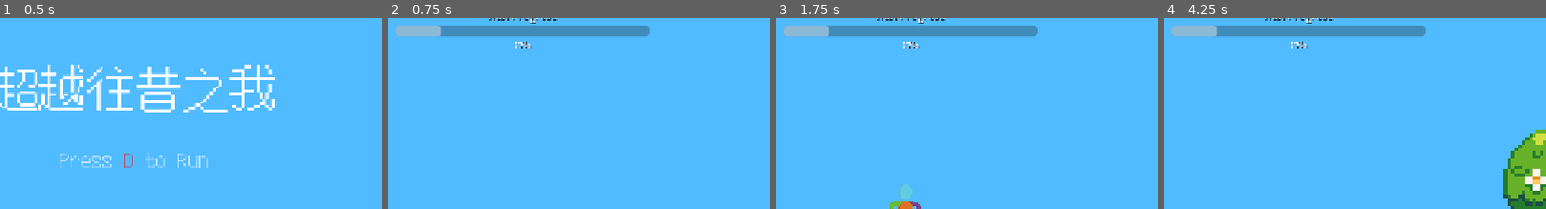
Above: before the commit, frames 1-4 (left to right).
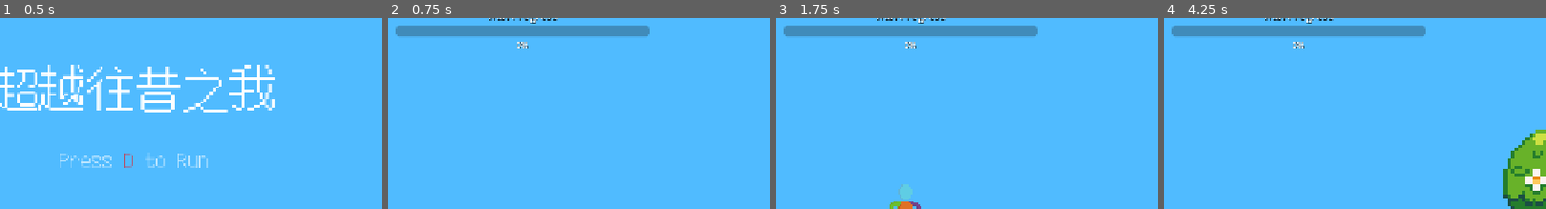
Above: after the commit, the same moments.

Repository: aSSong/beyond-past-me
Game: Godot game, scene res://scenes/main.tscn
Two runs of this game, one before a commit and one after it. Both use one fixed random seed, a clock stepped at 60 frames per second and the inputs below.
Inputs:
- Up to frame 1 (0.5 s): no input
- Up to frame 2 (0.75 s): hold D (right) from 0.53 s (still down); hold Shift (run) from 0.53 s (still down)
- Up to frame 3 (1.75 s): keep holding D (right); tap W (jump) at 0.77, 1.52 s; release Shift (run) at 1.28 s; tap Space (dash) at 1.35 s; tap Shift (run) at 1.55 s
- Up to frame 4 (4.25 s): release D (right) at 2.03 s; hold A (left) 2.03-2.78 s; hold K (latch) 2.03-2.78 s; tap Shift (run) at 2.3, 3.05 s; hold D (right) from 2.78 s (still down); tap L (roll) at 2.85 s; tap W (jump) at 3.02, 3.77 s; hold Shift (run) from 3.53 s (still down)
The pictures show only the part of the screen within x 32-82%, y 3-53%; the shares and areas given below are measured in that part.

Frame 1 is identical in both runs. In frame 2, 0.8% of the frame differs, in the area x 2-38%, y 4-16%; in frame 3, 0.8%; in frame 4, 0.8%.

Commit message:
优化进度条机制

Diff:
--- a/scripts/stage/stage_spawner.gd
+++ b/scripts/stage/stage_spawner.gd
@@ -7,6 +7,9 @@
 ## Ghost 生命周期：
 ##   checkpoint_start → 开始录制当前区域 + 创建 Ghost 回放上一区域录制
 ##   checkpoint_end   → 结束录制当前区域（Ghost 自行淡出销毁）
+
+## 当跑步进度距离边界更新时发出：(起点X, 终点X)
+signal run_progress_bounds_updated(start_x: float, end_x: float)
 
 #INFO: 顺序关卡配置
 ## main 场景中内置标题区域节点路径
@@ -49,6 +52,12 @@
 var _maintitle_stage: Node2D = null
 ## 第一个正式关卡实例（用于在其 checkpoint_end 后清理标题区域）
 var _first_gameplay_stage: Node2D = null
+## 跑步进度起点X（stage_0 checkpoint_start）
+var _run_progress_start_x: float = 0.0
+## 跑步进度终点X（stage_5 checkpoint_end）
+var _run_progress_end_x: float = 0.0
+## 跑步进度边界是否已准备完成
+var _run_progress_bounds_ready: bool = false
 
 
 func _ready() -> void:
@@ -240,6 +249,7 @@
 	if _gameplay_sequence_started:
 		return
 	_gameplay_sequence_started = true
+	_prepare_run_progress_bounds()
 	## 按需求：开始时立即在标题场景右侧创建第1关
 	_spawn_next_stage()
 
@@ -296,6 +306,8 @@
 func _calculate_stage_metrics(stage: Node2D) -> Dictionary:
 	var stage_width: float = 0.0
 	var left_offset: float = 0.0
+	var checkpoint_start_local_x: float = 0.0
+	var checkpoint_end_local_x: float = 0.0
 
 	if stage.has_method("get_left_offset"):
 		left_offset = stage.get_left_offset()
@@ -310,9 +322,77 @@
 			stage_width = used_rect.size.x * tile_size.x * stage.scale.x
 			left_offset = used_rect.position.x * tile_size.x * stage.scale.x
 
+	var checkpoint_start_node: Node2D = stage.find_child("CheckPoint_start", true, false) as Node2D
+	if checkpoint_start_node != null:
+		checkpoint_start_local_x = checkpoint_start_node.global_position.x
+
+	var checkpoint_end_node: Node2D = stage.find_child("CheckPoint_end", true, false) as Node2D
+	if checkpoint_end_node != null:
+		checkpoint_end_local_x = checkpoint_end_node.global_position.x
+
 	return {
 		"stage_width": stage_width,
 		"left_offset": left_offset,
+		"checkpoint_start_local_x": checkpoint_start_local_x,
+		"checkpoint_end_local_x": checkpoint_end_local_x,
+	}
+
+
+func _calculate_scene_metrics(scene: PackedScene) -> Dictionary:
+	var stage_instance: Node2D = scene.instantiate() as Node2D
+	if stage_instance == null:
+		return {
+			"stage_width": 0.0,
+			"left_offset": 0.0,
+			"checkpoint_start_local_x": 0.0,
+			"checkpoint_end_local_x": 0.0,
+		}
+	var metrics: Dictionary = _calculate_stage_metrics(stage_instance)
+	stage_instance.free()
+	return metrics
+
+
+func _prepare_run_progress_bounds() -> void:
+	_run_progress_bounds_ready = false
+
+	var safe_stage_count: int = max(gameplay_stage_count, 1)
+	if safe_stage_count <= 0:
+		return
+
+	var current_spawn_x: float = _next_spawn_x
+	var progress_start_x: float = 0.0
+	var progress_end_x: float = 0.0
+
+	for i in range(safe_stage_count):
+		var scene: PackedScene = _get_gameplay_scene_by_index(i)
+		if scene == null:
+			return
+		var metrics: Dictionary = _calculate_scene_metrics(scene)
+		var stage_width: float = float(metrics.get("stage_width", 0.0))
+		var left_offset: float = float(metrics.get("left_offset", 0.0))
+		var stage_position_x: float = current_spawn_x - left_offset
+
+		if i == 0:
+			progress_start_x = stage_position_x + float(metrics.get("checkpoint_start_local_x", 0.0))
+		if i == safe_stage_count - 1:
+			progress_end_x = stage_position_x + float(metrics.get("checkpoint_end_local_x", 0.0))
+
+		current_spawn_x += stage_width
+
+	if progress_end_x <= progress_start_x:
+		return
+
+	_run_progress_start_x = progress_start_x
+	_run_progress_end_x = progress_end_x
+	_run_progress_bounds_ready = true
+	run_progress_bounds_updated.emit(_run_progress_start_x, _run_progress_end_x)
+
+
+func get_run_progress_bounds() -> Dictionary:
+	return {
+		"ready": _run_progress_bounds_ready,
+		"start_x": _run_progress_start_x,
+		"end_x": _run_progress_end_x,
 	}
 
 
--- a/scripts/ui/run_progress.gd
+++ b/scripts/ui/run_progress.gd
@@ -1,41 +1,39 @@
 extends Control
 ## 跑步进度显示组件
-## 显示当前正式流程(1~6)完成度
+## 显示当前正式流程(1~6)的实时距离进度
 
 #INFO: 进度配置
-## StageSpawner 节点路径（用于读取正式关卡总数）
+## StageSpawner 节点路径（用于读取跑步进度边界）
 @export var stage_spawner_path: NodePath = NodePath("../../StageSpawner")
-## 正式关卡总数回退值（当未找到 StageSpawner 时使用）
-@export var fallback_total_gameplay_stages: int = 6
+## 玩家节点路径（用于读取实时X坐标）
+@export var player_path: NodePath = NodePath("../../player")
 
 @onready var _title_label: Label = $MarginContainer/VBoxContainer/TitleLabel
 @onready var _progress_bar: ProgressBar = $MarginContainer/VBoxContainer/ProgressBar
 @onready var _value_label: Label = $MarginContainer/VBoxContainer/ValueLabel
 
-var _total_gameplay_stages: int = 6
+var _stage_spawner: StageSpawner = null
+var _player: Node2D = null
+var _progress_start_x: float = 0.0
+var _progress_end_x: float = 1.0
+var _progress_bounds_ready: bool = false
 
 
 func _ready() -> void:
-	_resolve_total_gameplay_stages()
+	_stage_spawner = get_node_or_null(stage_spawner_path) as StageSpawner
+	_player = get_node_or_null(player_path) as Node2D
+
 	_progress_bar.min_value = 0.0
 	_progress_bar.max_value = 100.0
 	_progress_bar.value = 0.0
 	_refresh_progress_ui()
 
-	GameInitializer.stage_advanced.connect(_on_stage_advanced)
 	GameInitializer.flow_state_changed.connect(_on_flow_state_changed)
 	GameInitializer.gameplay_finished.connect(_on_gameplay_finished)
-
-
-func _resolve_total_gameplay_stages() -> void:
-	_total_gameplay_stages = max(fallback_total_gameplay_stages, 1)
-	var stage_spawner: StageSpawner = get_node_or_null(stage_spawner_path) as StageSpawner
-	if stage_spawner != null:
-		_total_gameplay_stages = max(stage_spawner.gameplay_stage_count, 1)
-
-
-func _on_stage_advanced(_new_stage_index: int) -> void:
-	_refresh_progress_ui()
+	if _stage_spawner != null:
+		_stage_spawner.run_progress_bounds_updated.connect(_on_run_progress_bounds_updated)
+		var bounds: Dictionary = _stage_spawner.get_run_progress_bounds()
+		_apply_progress_bounds(bounds)
 
 
 func _on_flow_state_changed(_previous_state: GameInitializer.GameFlowState, _new_state: GameInitializer.GameFlowState) -> void:
@@ -47,6 +45,39 @@
 	_value_label.text = "100%"
 
 
+func _process(_delta: float) -> void:
+	if not _progress_bounds_ready:
+		return
+	if _player == null:
+		return
+	if GameInitializer.flow_state == GameInitializer.GameFlowState.TITLE_NOT_STARTED:
+		return
+
+	var denominator: float = _progress_end_x - _progress_start_x
+	if denominator <= 0.0:
+		return
+
+	var ratio: float = (_player.global_position.x - _progress_start_x) / denominator
+	var clamped_ratio: float = clampf(ratio, 0.0, 1.0)
+	var percent: int = int(round(clamped_ratio * 100.0))
+
+	_progress_bar.value = float(percent)
+	_value_label.text = "%d%%" % percent
+
+
+func _on_run_progress_bounds_updated(start_x: float, end_x: float) -> void:
+	_progress_start_x = start_x
+	_progress_end_x = end_x
+	_progress_bounds_ready = end_x > start_x
+	_refresh_progress_ui()
+
+
+func _apply_progress_bounds(bounds: Dictionary) -> void:
+	_progress_bounds_ready = bool(bounds.get("ready", false))
+	_progress_start_x = float(bounds.get("start_x", 0.0))
+	_progress_end_x = float(bounds.get("end_x", 1.0))
+
+
 func _refresh_progress_ui() -> void:
 	_title_label.text = "Run Progress"
 
@@ -54,10 +85,6 @@
 		_progress_bar.value = 0.0
 		_value_label.text = "0%"
 		return
-
-	var completed_stages: int = clampi(GameInitializer.current_stage_index + 1, 0, _total_gameplay_stages)
-	var ratio: float = float(completed_stages) / float(_total_gameplay_stages)
-	var percent: int = int(round(ratio * 100.0))
-
-	_progress_bar.value = float(percent)
-	_value_label.text = "%d%%" % percent
+	if not _progress_bounds_ready:
+		_progress_bar.value = 0.0
+		_value_label.text = "0%"
